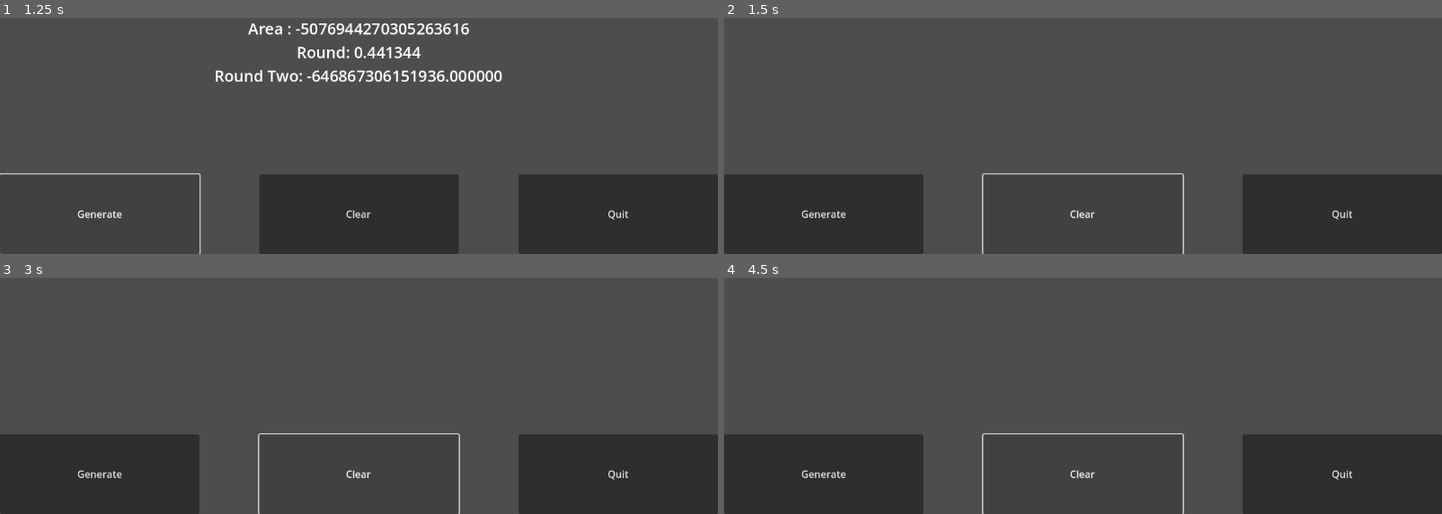
Above: before the commit, frames 1-4 (two rows, left to right).
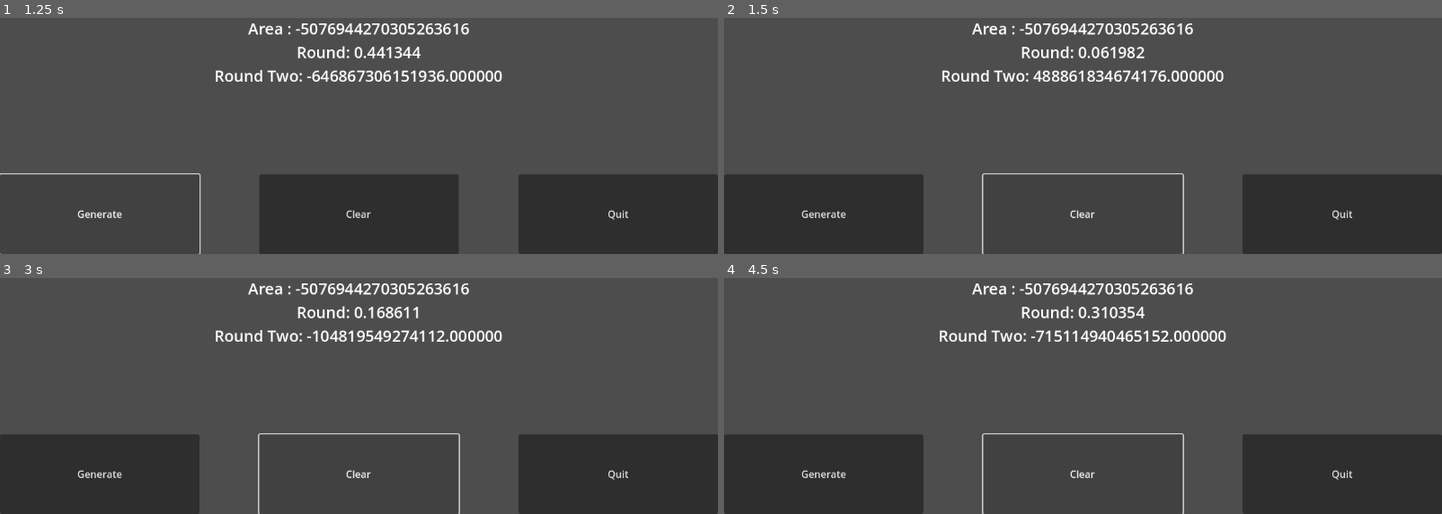
Above: after the commit, the same moments.

Repository: Nevishcio/First
Game: Godot game, scene res://random_numbers.tscn
Two runs of this game, one before a commit and one after it. Both use one fixed random seed, a clock stepped at 60 frames per second and the inputs below. This scene is started directly instead of the project's main scene.
Inputs:
- Up to frame 1 (1.25 s): click "Generate" at 0.5 s
- Up to frame 2 (1.5 s): click "Clear" at 1.25 s
- Up to frame 3 (3 s): click "Generate" at 2 s; click "Clear" at 2.75 s
- Up to frame 4 (4.5 s): click "Generate" at 3.5 s; click "Clear" at 4.25 s

Frame 1 is identical in both runs. In frame 2, 2.2% of the frame differs, in the area x 30-70%, y 2-27%; in frame 3, 2.1%; in frame 4, 2.1%.

Commit message:
Justin = H.F.I.L. (Home for Infinite Losers)

Diff:
--- /dev/null
+++ b/LineEdit1.gd
@@ -0,0 +1,11 @@
+extends LineEdit
+
+
+# Called when the node enters the scene tree for the first time.
+func _ready():
+	pass # Replace with function body.
+
+
+# Called every frame. 'delta' is the elapsed time since the previous frame.
+func _process(delta):
+	pass
--- /dev/null
+++ b/Project54B.gd
@@ -0,0 +1,15 @@
+extends Control
+
+
+# Called when the node enters the scene tree for the first time.
+func _ready():
+	pass # Replace with function body.
+
+
+# Called every frame. 'delta' is the elapsed time since the previous frame.
+func _process(delta):
+	pass
+
+
+func _on_calculate_pressed():
+	pass # Replace with function body.
--- a/RandomNumbers.gd
+++ b/RandomNumbers.gd
@@ -19,7 +19,7 @@
 	var rnd2 = randf_range (-1000000000000000., 1000000000000000.)
 	var rnd = randf()
 	$Label.text = "Area : %d\nRound: %f\nRound Two: %f" % [area, rnd, rnd2]
-	pass
+pass
 
 
 func _on_clear_pressed():
Not shown: 1 places in random_numbers.tscn that only renumber resources
